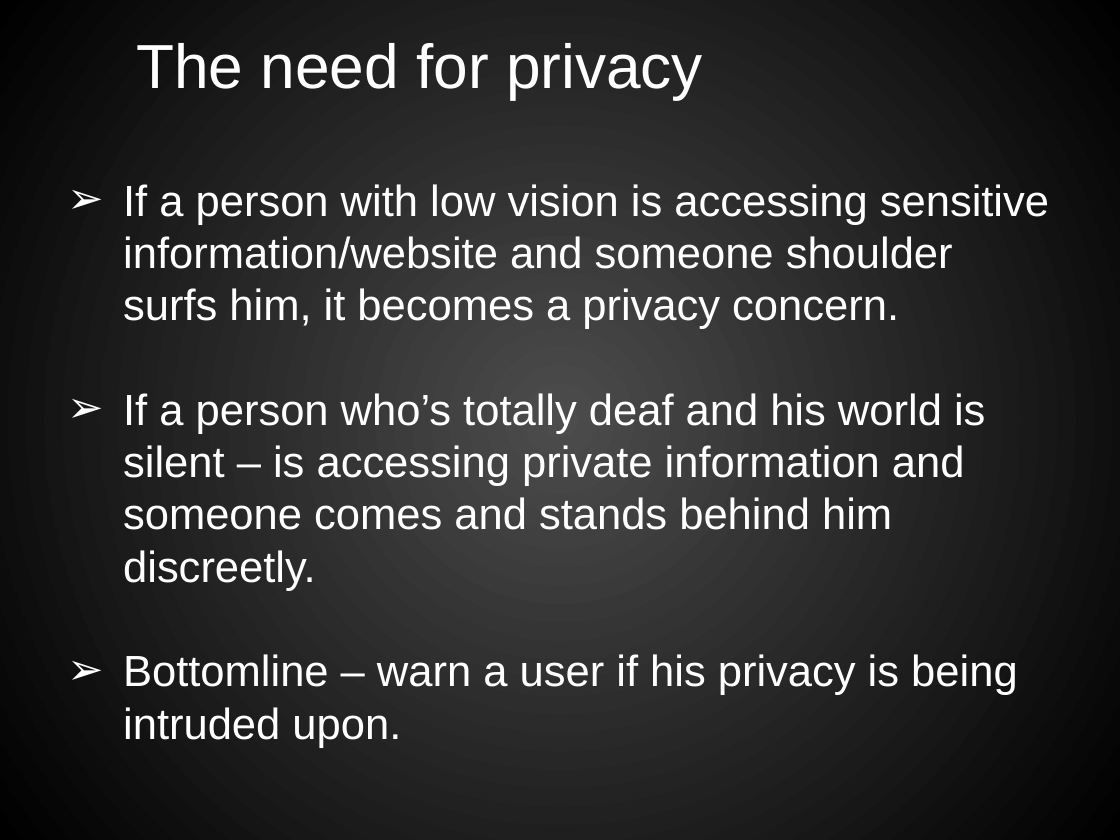
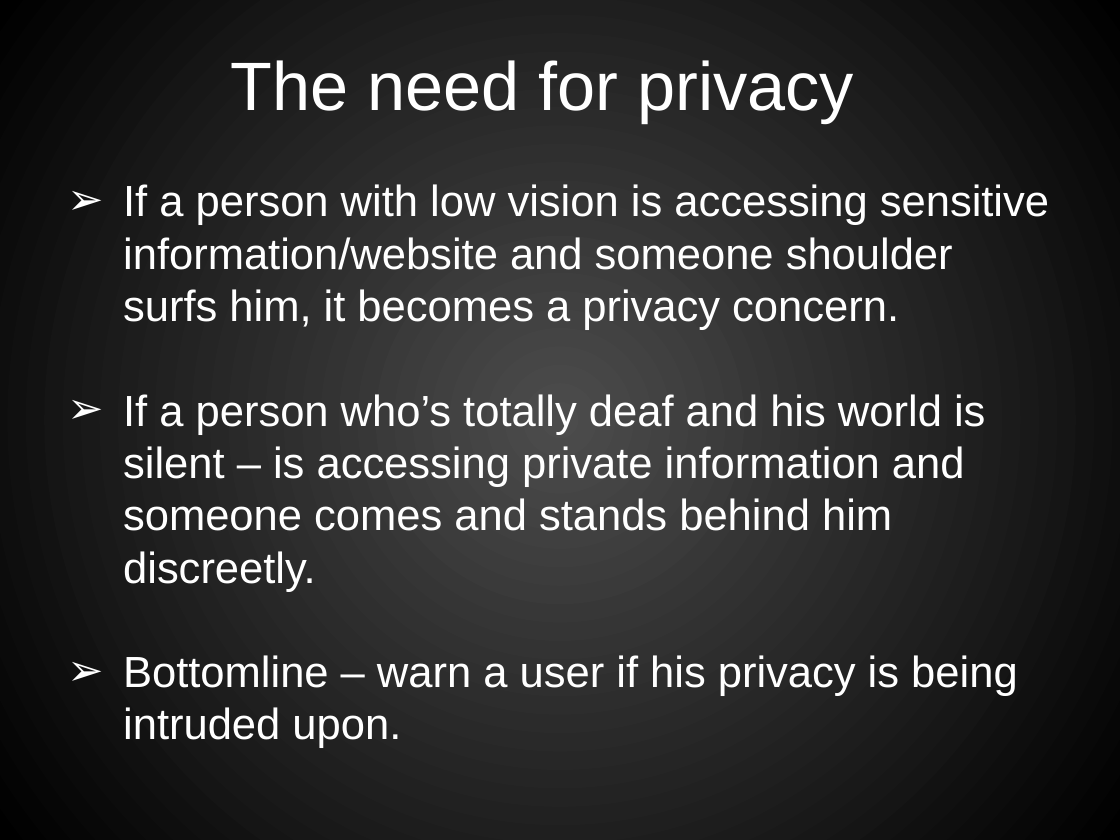
Before and after one commit to I-Stem/hack2020_Team6, a slide deck: slide 7 of Privacy_Eye.pptx (slide 6 before the commit). Drawn at 1120x840 pixels with LibreOffice and Linux fonts; fonts in the diff are those of the drawing. Boxes give left, top, right and bottom in pixels: in the first picture for what was removed or moved away, otherwise in the second. Text is boxed around its words. In the diff, an @@ line names an element or a change of style, - is before the commit and + after.

```diff
--- a/Privacy_Eye.pptx
+++ b/Privacy_Eye.pptx
@@ text "The need for privacy": place and size @@
-text "The need for privacy" at (136,43,703,99)
+text "The need for privacy" at (231,60,854,122)
@@ text "The need for privacy" at (231,60,854,122): size 40 to 44 pt; alignment left to centre @@
```
Also in this commit, not shown: 5 other slides changed, 3 slides added, 1 slide removed.
